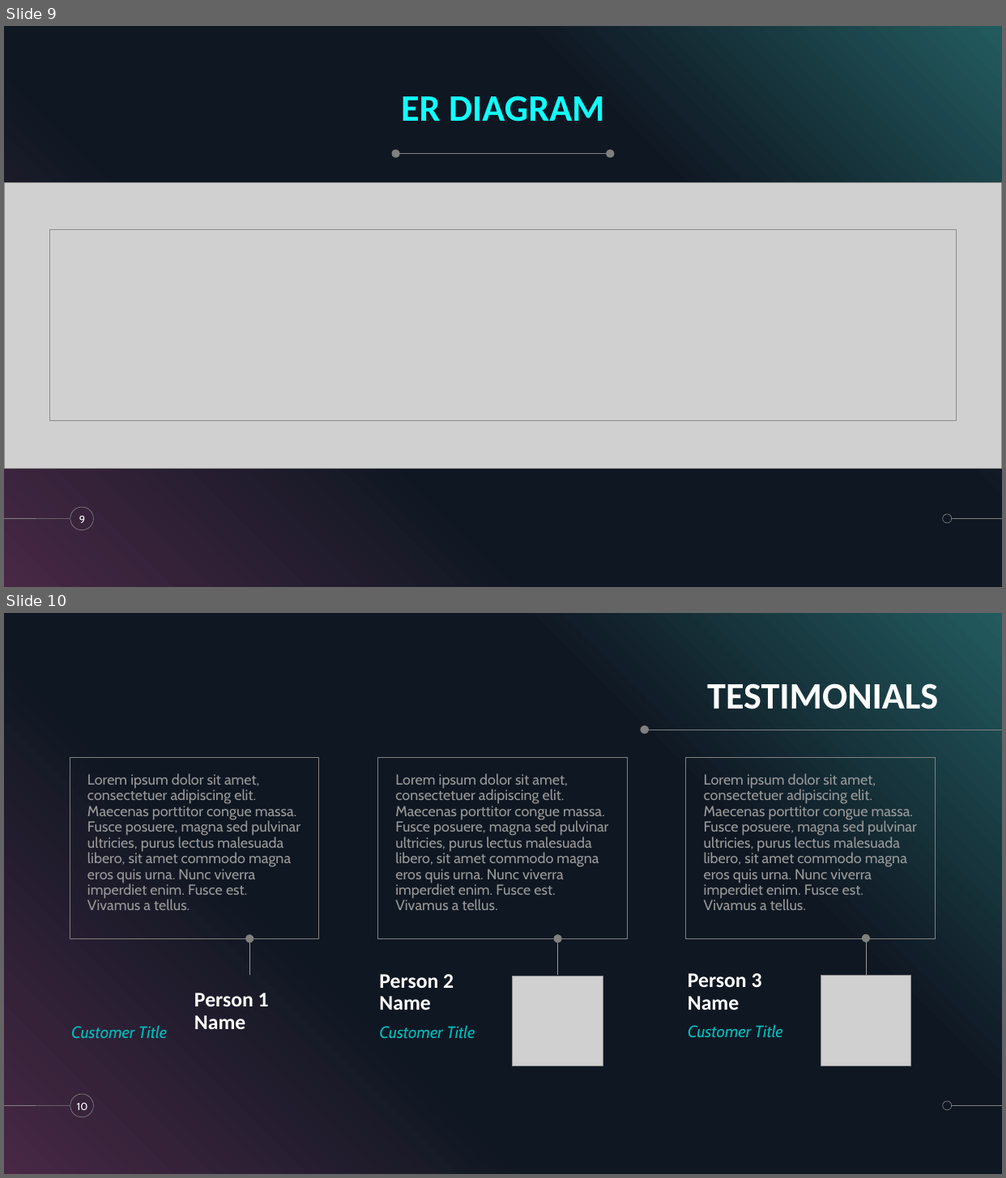
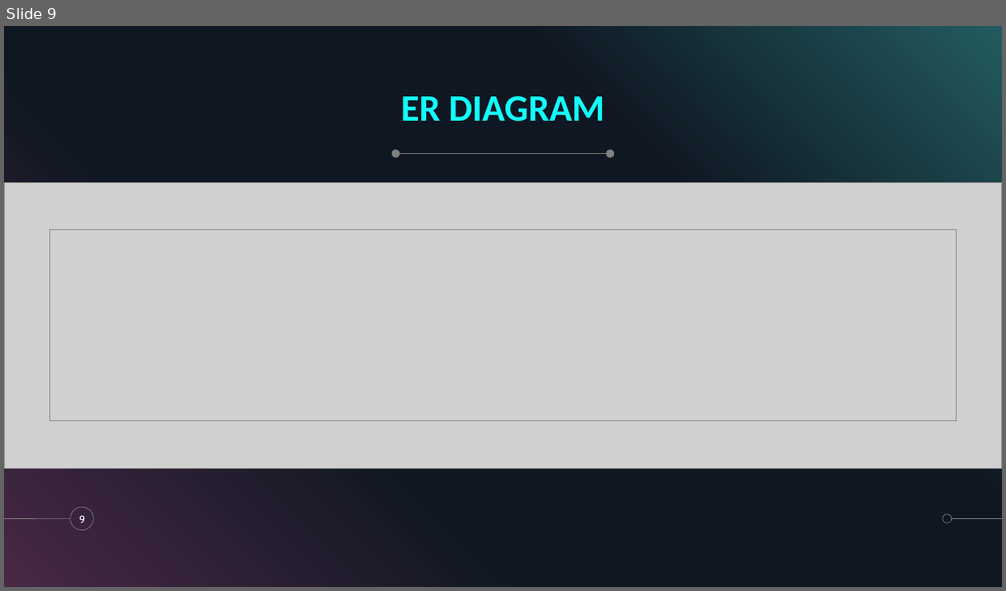
Before and after one commit to krshnknsr21/Sentiment-Analysis, a slide deck: Overview.pptx. Shown one above the other, each under a label of ours: slides 9 and 10 before the commit, slide 9 after it. The pictures are 1006x1178 and 1006x591 pixels, drawn with LibreOffice and Linux fonts; fonts in the diff are those of the drawing; grey boxes stand for pictures. Boxes give left, top, right and bottom in pixels: in the first picture for what was removed or moved away, otherwise in the second. Text is boxed around its words. In the diff, an @@ line names an element or a change of style, - is before the commit and + after.

```diff
--- a/Overview.pptx
+++ b/Overview.pptx
@@ slide 10 removed at bbox=[4, 613, 1002, 1174], background #000000; not listed: 5 template elements that a slide beside it also shows @@
@@ title removed at bbox=[707, 683, 938, 709] @@
-TESTIMONIALS
@@ ellipse removed at bbox=[641, 726, 650, 734] @@
@@ line removed from (1002, 730) to (647, 730) @@
@@ text removed at bbox=[70, 758, 319, 939] @@
-Lorem ipsum dolor sit amet, consectetuer adipiscing elit. Maecenas porttitor congue massa. Fusce posuere, magna sed pulvinar ultricies, purus lectus malesuada libero, sit amet commodo magna eros quis urna. Nunc viverra imperdiet enim. Fusce est. Vivamus a tellus.
@@ text removed at bbox=[378, 758, 628, 939] @@
-Lorem ipsum dolor sit amet, consectetuer adipiscing elit. Maecenas porttitor congue massa. Fusce posuere, magna sed pulvinar ultricies, purus lectus malesuada libero, sit amet commodo magna eros quis urna. Nunc viverra imperdiet enim. Fusce est. Vivamus a tellus.
@@ text removed at bbox=[686, 758, 936, 939] @@
-Lorem ipsum dolor sit amet, consectetuer adipiscing elit. Maecenas porttitor congue massa. Fusce posuere, magna sed pulvinar ultricies, purus lectus malesuada libero, sit amet commodo magna eros quis urna. Nunc viverra imperdiet enim. Fusce est. Vivamus a tellus.
@@ ellipse removed at bbox=[246, 935, 254, 943] @@
@@ line removed from (249, 975) to (249, 939) @@
@@ ellipse removed at bbox=[553, 935, 562, 943] @@
@@ line removed from (558, 975) to (558, 939) @@
@@ ellipse removed at bbox=[862, 934, 870, 943] @@
@@ line removed from (867, 975) to (867, 939) @@
@@ text removed at bbox=[379, 974, 454, 1010] @@
-Person 2
-Name
@@ picture removed at bbox=[513, 976, 603, 1067] @@
@@ text removed at bbox=[688, 973, 762, 1010] @@
-Person 3
-Name
@@ picture removed at bbox=[820, 976, 911, 1067] @@
@@ text removed at bbox=[194, 993, 269, 1029] @@
-Person 1
-Name
@@ text removed at bbox=[71, 1025, 167, 1038] @@
-Customer Title
@@ text removed at bbox=[379, 1025, 475, 1039] @@
-Customer Title
@@ text removed at bbox=[688, 1024, 783, 1037] @@
-Customer Title
@@ page number removed at bbox=[77, 1103, 88, 1110] @@
-10
```
Also in this commit, not shown: 4 slides changed, 4 slides added, 4 other slides removed, 7 other files.
